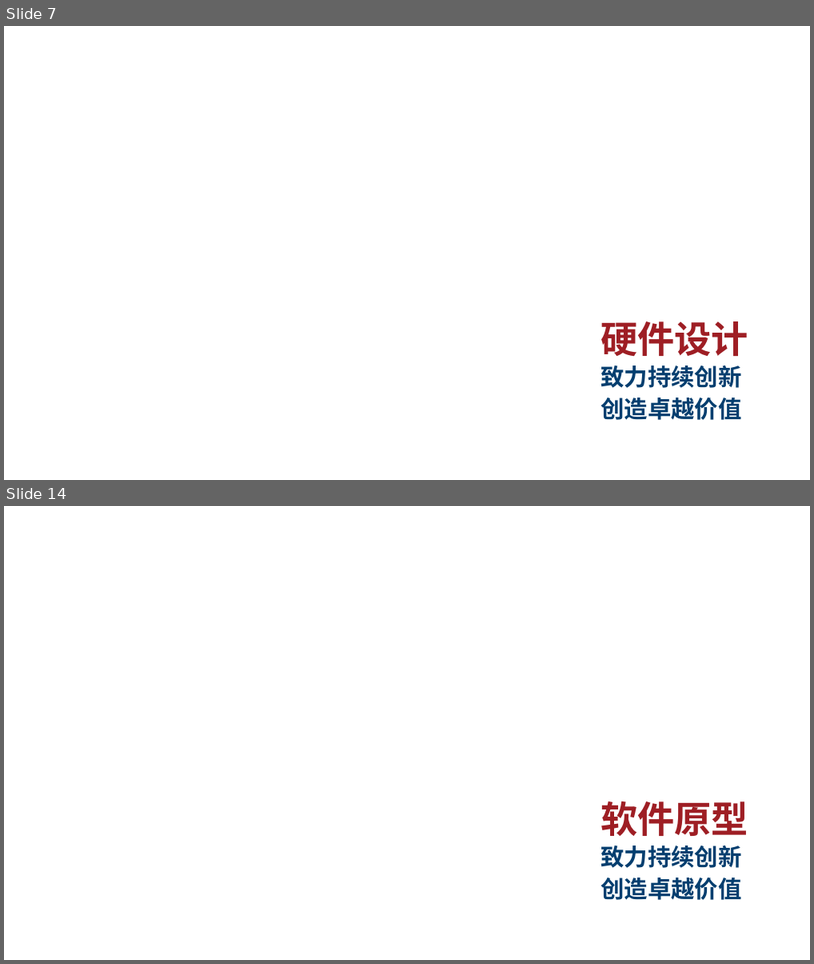
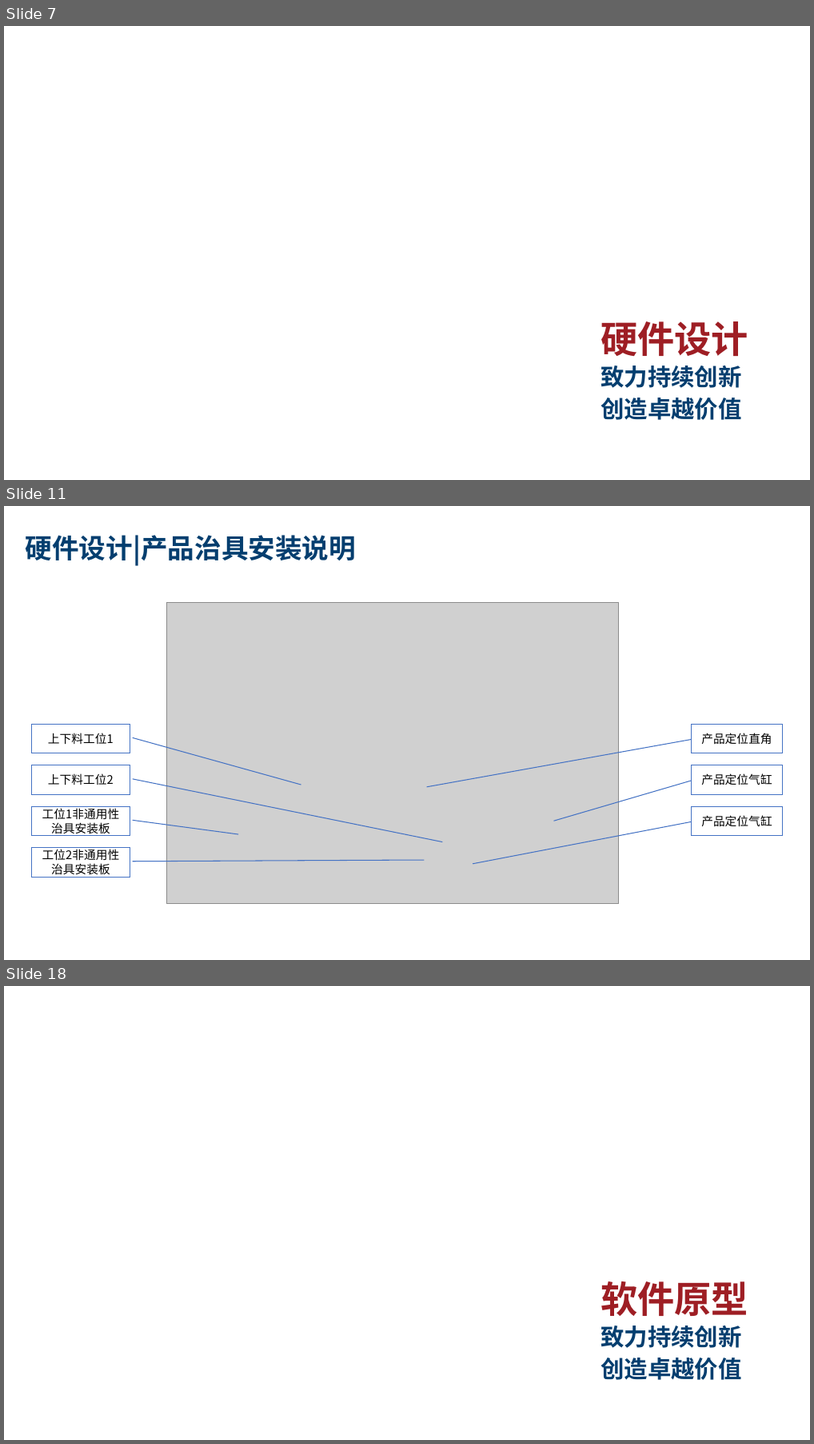
Before and after one commit to wanglvhh/Solution_2021, a slide deck: 2022/01/BOYD 大幅面散热板外观测量检测项目/BOYD-散热板外观检测解决方案 新版V1.0.0.1.pptx. Shown one above the other, each under a label of ours: slides 7 and 14 before the commit, slides 7, 11 and 18 after it; the slides between them are not shown. The pictures are 814x964 and 814x1444 pixels, drawn with LibreOffice and Linux fonts; fonts in the diff are those of the drawing; grey boxes stand for pictures; background and template pictures are left out. Boxes give left, top, right and bottom in pixels: in the first picture for what was removed or moved away, otherwise in the second. Text is boxed around its words. In the diff, an @@ line names an element or a change of style, - is before the commit and + after.

```diff
--- a/2022/01/BOYD 大幅面散热板外观测量检测项目/BOYD-散热板外观检测解决方案 新版V1.0.0.1.pptx
+++ b/2022/01/BOYD 大幅面散热板外观测量检测项目/BOYD-散热板外观检测解决方案 新版V1.0.0.1.pptx
@@ slide 11 added at bbox=[4, 506, 810, 960], background #FFFFFF @@
@@ title added at bbox=[26, 535, 356, 566], 32 pt, text #043E6F, bold @@
+硬件设计|产品治具安装说明
@@ picture added at bbox=[166, 603, 619, 904] @@
@@ border callout added at bbox=[32, 724, 130, 753], fill #FFFFFF, outline #4472C4 1 pt, 14 pt, text #000000 @@
+上下料工位1
@@ border callout added at bbox=[692, 724, 783, 753], fill #FFFFFF, outline #4472C4 1 pt, 14 pt, text #000000 @@
+产品定位直角
@@ border callout added at bbox=[32, 765, 130, 794], fill #FFFFFF, outline #4472C4 1 pt, 14 pt, text #000000 @@
+上下料工位2
@@ border callout added at bbox=[692, 765, 783, 794], fill #FFFFFF, outline #4472C4 1 pt, 14 pt, text #000000 @@
+产品定位气缸
@@ border callout added at bbox=[32, 806, 130, 835], fill #FFFFFF, outline #4472C4 1 pt, 14 pt, text #000000 @@
+工位1非通用性治具安装板
@@ border callout added at bbox=[692, 806, 783, 835], fill #FFFFFF, outline #4472C4 1 pt, 14 pt, text #000000 @@
+产品定位气缸
@@ border callout added at bbox=[32, 847, 130, 876], fill #FFFFFF, outline #4472C4 1 pt, 14 pt, text #000000 @@
+工位2非通用性治具安装板
@@ what was slide 14 is now slide 18 @@
```
Also in this commit, not shown: 6 slides changed, 3 other slides added, 1 other file.
